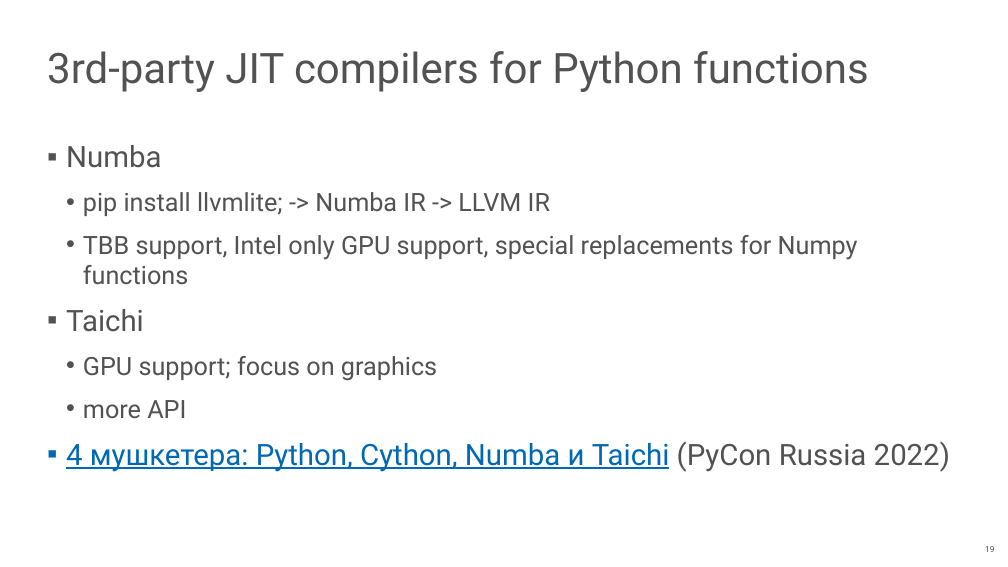
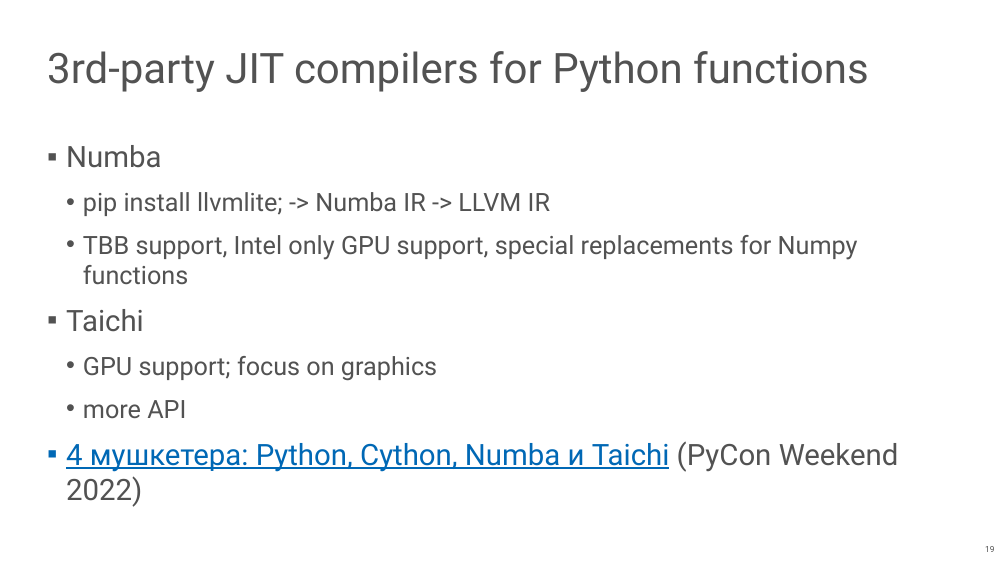
Before and after one commit to NN-complr-tech/Complr-course-lectures, a slide deck: slide 19 of 13-Python-internals-and-JIT-compilers.pptx. Drawn at 1008x567 pixels with LibreOffice and Linux fonts; fonts in the diff are those of the drawing. Boxes give left, top, right and bottom in pixels: in the first picture for what was removed or moved away, otherwise in the second. Text is boxed around its words. In the diff, an @@ line names an element or a change of style, - is before the commit and + after.

Commit message:
Add question form for Python lecture, small fixes

```diff
--- a/13-Python-internals-and-JIT-compilers.pptx
+++ b/13-Python-internals-and-JIT-compilers.pptx
@@ text at box(66, 441, 899, 507): text changed @@
-▪ 4 мушкетера: Python, Cython, Numba и Taichi (PyCon Russia 2022)
+▪ 4 мушкетера: Python, Cython, Numba и Taichi (PyCon Weekend 2022)
```
Also in this commit, not shown: 10 other slides changed, 1 slide added, 1 slide removed.
